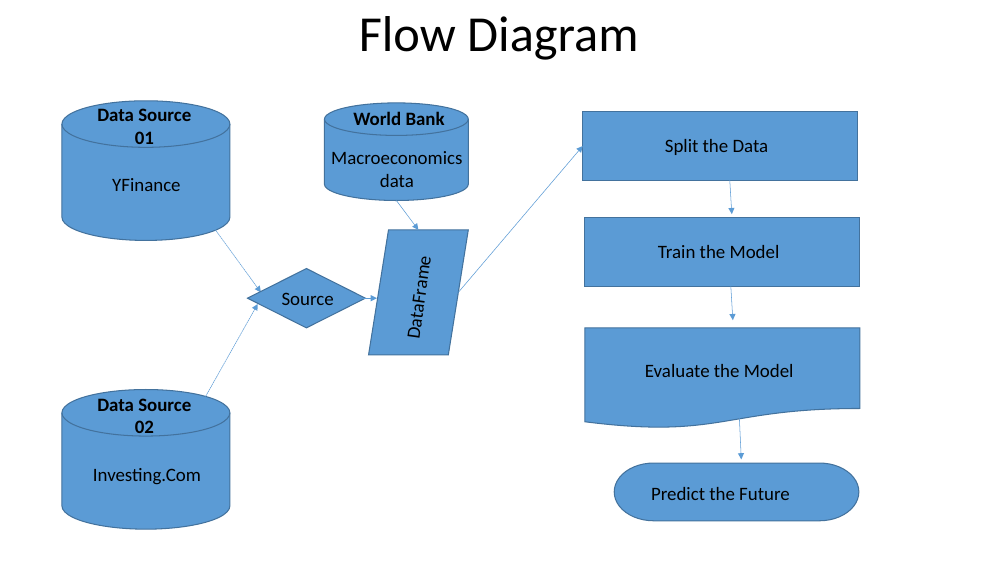
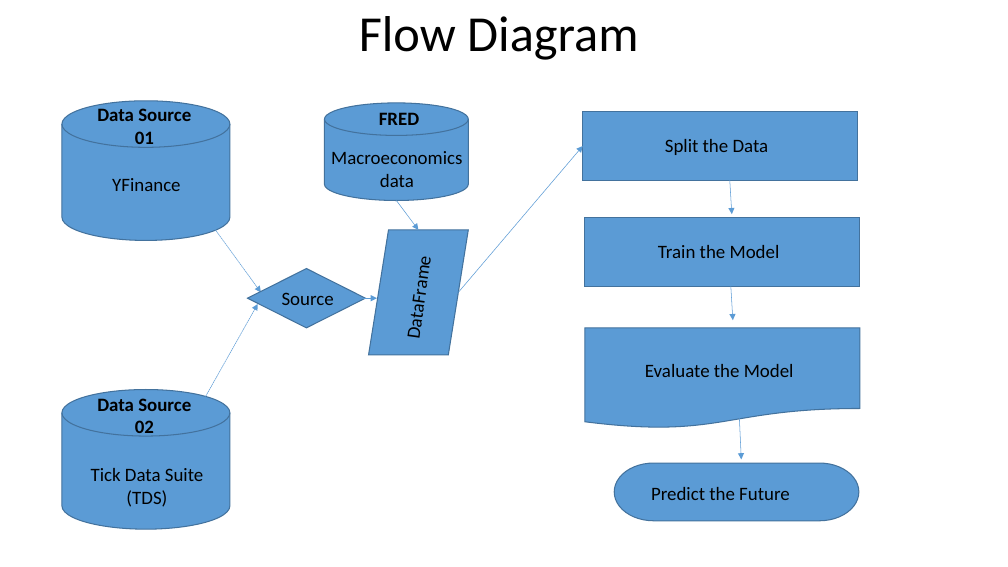
Before and after one commit to Akubue4U/PyProjects, a slide deck: slide 13 of MyBDAThesis/Akubue Simon - Thesis Presentation.pptx. Drawn at 1008x567 pixels with LibreOffice and Linux fonts; fonts in the diff are those of the drawing. Boxes give left, top, right and bottom in pixels: in the first picture for what was removed or moved away, otherwise in the second. Text is boxed around its words. In the diff, an @@ line names an element or a change of style, - is before the commit and + after.

```diff
--- a/MyBDAThesis/Akubue Simon - Thesis Presentation.pptx
+++ b/MyBDAThesis/Akubue Simon - Thesis Presentation.pptx
@@ text at (x1=379, y1=112, x2=419, y2=125): text changed @@
-World Bank
+FRED
@@ text at (x1=91, y1=468, x2=203, y2=507): text changed @@
-Investing.Com
+Tick Data Suite (TDS)
```
Also in this commit, not shown: 17 other slides changed, 3 slides removed, 2 other files.
